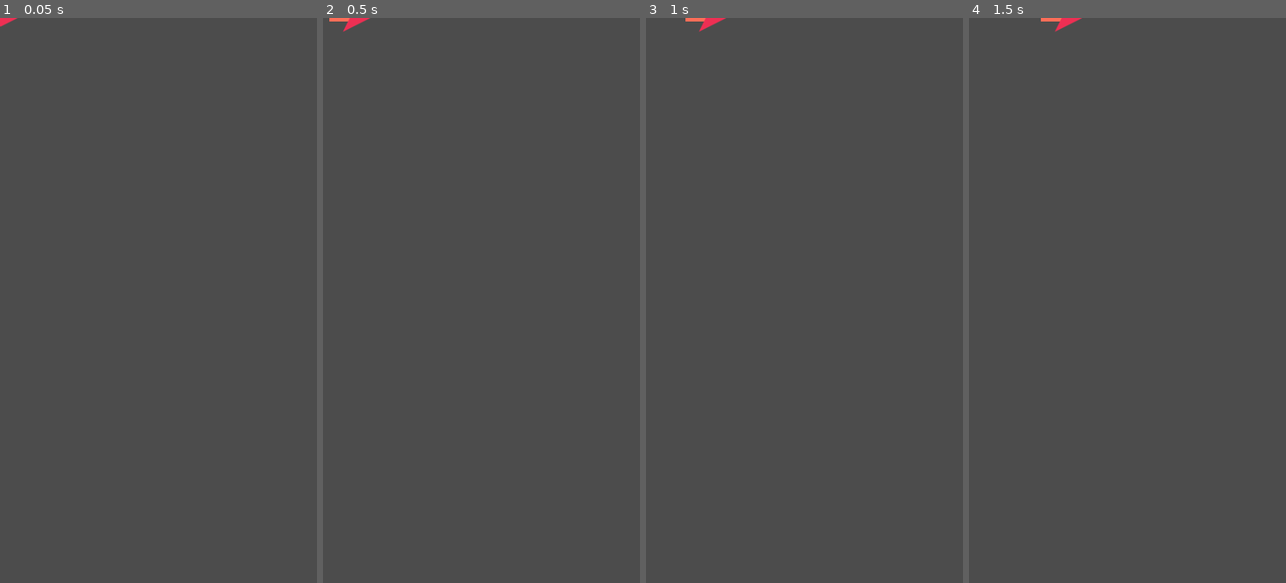
Above: before the commit, frames 1-4 (left to right).
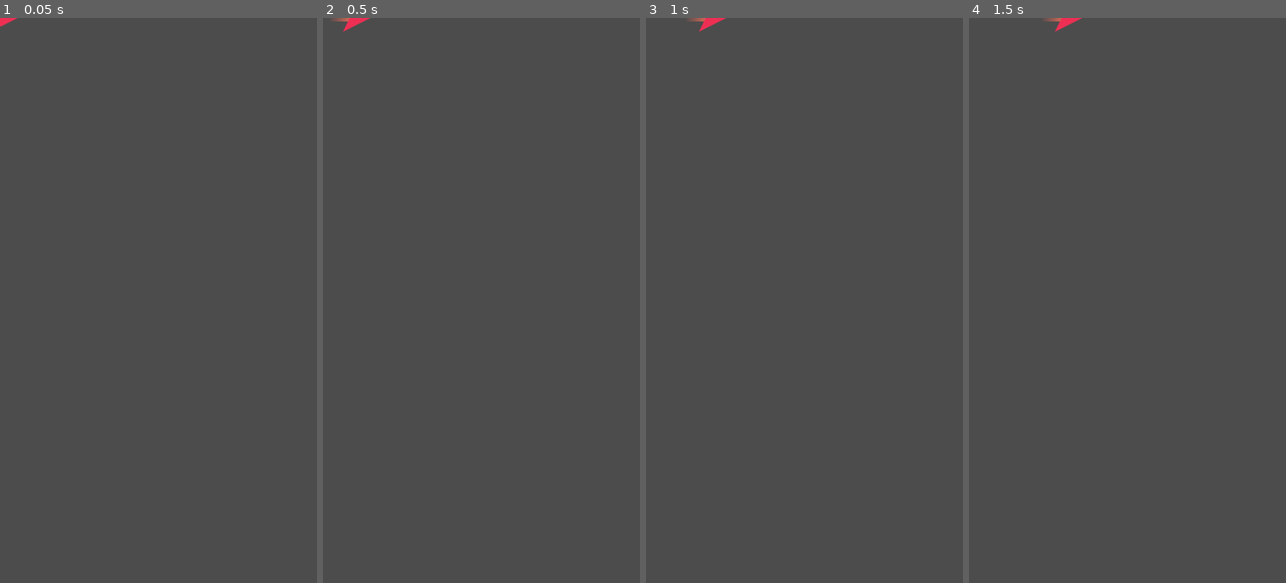
Above: after the commit, the same moments.

Repository: BoontonHighSchool/Circle-Jump
Game: Godot game, scene res://objects/Jumper.tscn
The game is run twice, just before and just after one commit, with the same random seed, the same clock (stepped at 60 frames per second) and the same inputs. This scene is started directly instead of the project's main scene.
Inputs (mouse positions are in pixels of both pictures, inside the frame that each line leads up to):
- Up to frame 1 (0.05 s): no input
- Up to frame 2 (0.5 s): no input
- Up to frame 3 (1 s): move the mouse to (874, 272) at 0.52 s; click (874, 272) at 0.67 s
- Up to frame 4 (1.5 s): move the mouse to (1064, 328) at 1.27 s; click (1064, 328) at 1.42 s

Frame 1 is identical in both runs. In frame 2, less than 0.1% of the frame differs, in the area x 2-9%, y 0-1%; in frame 3, less than 0.1%; in frame 4, less than 0.1%, in the area x 22-30%, y 0-1%.

Commit message:
Added Difficulty & Settings Save

Diff:
--- a/Main.gd
+++ b/Main.gd
@@ -12,8 +12,6 @@
 	$HUD.hide()
 
 func new_game():
-	if Settings.enable_music:
-		$Music.play()
 	self.score = 0
 	level = 1
 	$HUD.update_score(score)
@@ -26,15 +24,17 @@
 	spawn_circle($StartPosition.position)
 	$HUD.show()
 	$HUD.show_message("Go!")
+	if Settings.enable_music:
+		$Music.play()
 
-func spawn_circle(_position = null):
+func spawn_circle(_position=null):
 	var c = Circle.instance()
 	if !_position:
 		var x = rand_range(-150, 150)
-		var y = rand_range(-500, -400)
+		var y = rand_range(-550, -450)
 		_position = player.target.position + Vector2(x, y)
 	add_child(c)
-	c.init(_position)
+	c.init(_position, level)
 
 func _on_Jumper_captured(object):
 	$Camera2D.position = object.position
@@ -50,8 +50,8 @@
 		$HUD.show_message("Level %s" % str(level))
 
 func _on_Jumper_died():
+	get_tree().call_group("circles", "implode")
+	$Screens.game_over()
+	$HUD.hide()
 	if Settings.enable_music:
 		$Music.stop()
-	get_tree().call_group("circles", "implode")
-	$HUD.hide()
-	$Screens.game_over()
--- a/gui/Screens.gd
+++ b/gui/Screens.gd
@@ -1,13 +1,13 @@
 extends Node
 
 signal start_game
+
 var sound_buttons = {true: preload("res://assets/images/buttons/audioOn.png"),
 					false: preload("res://assets/images/buttons/audioOff.png")}
 var music_buttons = {true: preload("res://assets/images/buttons/musicOn.png"),
 					false: preload("res://assets/images/buttons/musicOff.png")}
+
 var current_screen = null
-
-
 
 func _ready():
 	register_buttons()
@@ -17,6 +17,12 @@
 	var buttons = get_tree().get_nodes_in_group("buttons")
 	for button in buttons:
 		button.connect("pressed", self, "_on_button_pressed", [button])
+		match button.name:
+			"Sound":
+				button.texture_normal = sound_buttons[Settings.enable_sound]
+			"Music":
+				button.texture_normal = music_buttons[Settings.enable_music]
+
 
 func _on_button_pressed(button):
 	if Settings.enable_sound:
@@ -33,9 +39,11 @@
 		"Sound":
 			Settings.enable_sound = !Settings.enable_sound
 			button.texture_normal = sound_buttons[Settings.enable_sound]
+			Settings.save_settings()
 		"Music":
 			Settings.enable_music = !Settings.enable_music
 			button.texture_normal = music_buttons[Settings.enable_music]
+			Settings.save_settings()
 
 func change_screen(new_screen):
 	if current_screen:
--- a/objects/Circle.gd
+++ b/objects/Circle.gd
@@ -1,21 +1,31 @@
 extends Area2D
 
 onready var orbit_position = $Pivot/OrbitPosition
+onready var move_tween = $MoveTween
 
 enum MODES {STATIC, LIMITED}
 
 var radius = 100
 var rotation_speed = PI
 var mode = MODES.STATIC
+var move_range = 0
+var move_speed = 2.0
 var num_orbits = 3
 var current_orbits = 0
 var orbit_start = null
 var jumper = null
 
-func init(_position, _radius=radius, _mode=MODES.LIMITED):
+func init(_position, level=1):
+	var _mode = Settings.rand_weighted([10, level-1])
 	set_mode(_mode)
 	position = _position
-	radius = _radius
+	var move_chance = clamp(level-10, 0, 9) / 10.0
+	if randf() < move_chance:
+		move_range = max(25, 100 * rand_range(0.75, 1.25) * move_chance) * pow(-1, randi() % 2)
+		move_speed = max(2.5 - ceil(level/5) * 0.25, 0.75)
+	var small_chance = min(0.9, max(0, (level-10) / 20.0))
+	if randf() < small_chance:
+		radius = max(50, radius - level * rand_range(0.75, 1.25))
 	$Sprite.material = $Sprite.material.duplicate()
 	$SpriteEffect.material = $Sprite.material
 	$CollisionShape2D.shape = $CollisionShape2D.shape.duplicate()
@@ -24,6 +34,7 @@
 	$Sprite.scale = Vector2(1, 1) * radius / img_size
 	orbit_position.position.x = radius + 25
 	rotation_speed *= pow(-1, randi() % 2)
+	set_tween()
 
 func set_mode(_mode):
 	mode = _mode
@@ -70,7 +81,7 @@
 
 func _draw():
 	if jumper:
-		var r = ((radius - 50) / num_orbits) * (1 + num_orbits - current_orbits)
+		var r = ((radius - 10) / num_orbits) * (1 + num_orbits - current_orbits)
 		draw_circle_arc_poly(Vector2.ZERO, r, orbit_start + PI/2,
 							$Pivot.rotation + PI/2, Settings.theme["circle_fill"])
 
@@ -84,3 +95,12 @@
 		var angle_point = angle_from + i * (angle_to - angle_from) / nb_points - PI/2
 		points_arc.push_back(center + Vector2(cos(angle_point), sin(angle_point)) * radius)
 	draw_polygon(points_arc, colors)
+
+func set_tween(object=null, key=null):
+	if move_range == 0:
+		return
+	move_range *= -1
+	move_tween.interpolate_property(self, "position:x",
+				position.x, position.x + move_range,
+				move_speed, Tween.TRANS_QUAD, Tween.EASE_IN_OUT)
+	move_tween.start()
--- a/objects/Circle.tscn
+++ b/objects/Circle.tscn
@@ -191,3 +191,7 @@
 
 [node name="Beep" type="AudioStreamPlayer" parent="."]
 stream = ExtResource( 5 )
+
+[node name="MoveTween" type="Tween" parent="."]
+
+[connection signal="tween_completed" from="MoveTween" to="." method="set_tween"]
--- a/objects/Jumper.gd
+++ b/objects/Jumper.gd
@@ -11,7 +11,11 @@
 
 func _ready():
 	$Sprite.material.set_shader_param("color", Settings.theme["player_body"])
-	$Trail/Points.default_color = Settings.theme["player_trail"]
+	var trail_color = Settings.theme["player_trail"]
+	trail.gradient.set_color(1, trail_color)
+	trail_color.a = 0
+	trail.gradient.set_color(0, trail_color)
+
 
 func _unhandled_input(event):
 	if target and event is InputEventScreenTouch and event.pressed:
--- a/objects/Jumper.tscn
+++ b/objects/Jumper.tscn
@@ -13,6 +13,9 @@
 [sub_resource type="ShaderMaterial" id=3]
 shader = ExtResource( 3 )
 shader_param/color = Color( 0.0784314, 0.670588, 0.027451, 1 )
+
+[sub_resource type="Gradient" id=5]
+colors = PoolColorArray( 1, 1, 1, 0, 1, 1, 1, 1 )
 
 [node name="Jumper" type="Area2D"]
 material = SubResource( 4 )
@@ -32,6 +35,7 @@
 
 [node name="Points" type="Line2D" parent="Trail"]
 z_index = -1
+gradient = SubResource( 5 )
 
 [node name="Jump" type="AudioStreamPlayer" parent="."]
 stream = ExtResource( 4 )
--- a/settings.gd
+++ b/settings.gd
@@ -1,6 +1,6 @@
 extends Node
 
-
+var settings_file = "user://settings.save"
 var enable_sound = true
 var enable_music = true
 
@@ -34,3 +34,31 @@
 }
 
 var theme = color_schemes["NEON2"]
+
+static func rand_weighted(weights):
+	var sum = 0
+	for weight in weights:
+		sum += weight
+	var num = rand_range(0, sum)
+	for i in weights.size():
+		if num < weights[i]:
+			return i
+		num -= weights[i]
+
+func save_settings():
+	var f = File.new()
+	f.open(settings_file, File.WRITE)
+	f.store_var(enable_sound)
+	f.store_var(enable_music)
+	f.close()
+
+func load_settings():
+	var f = File.new()
+	if f.file_exists(settings_file):
+		f.open(settings_file, File.READ)
+		enable_sound = f.get_var()
+		enable_music = f.get_var()
+		f.close()
+
+func _ready():
+	load_settings()
Not shown: 1 places in objects/Jumper.tscn that only renumber resources
